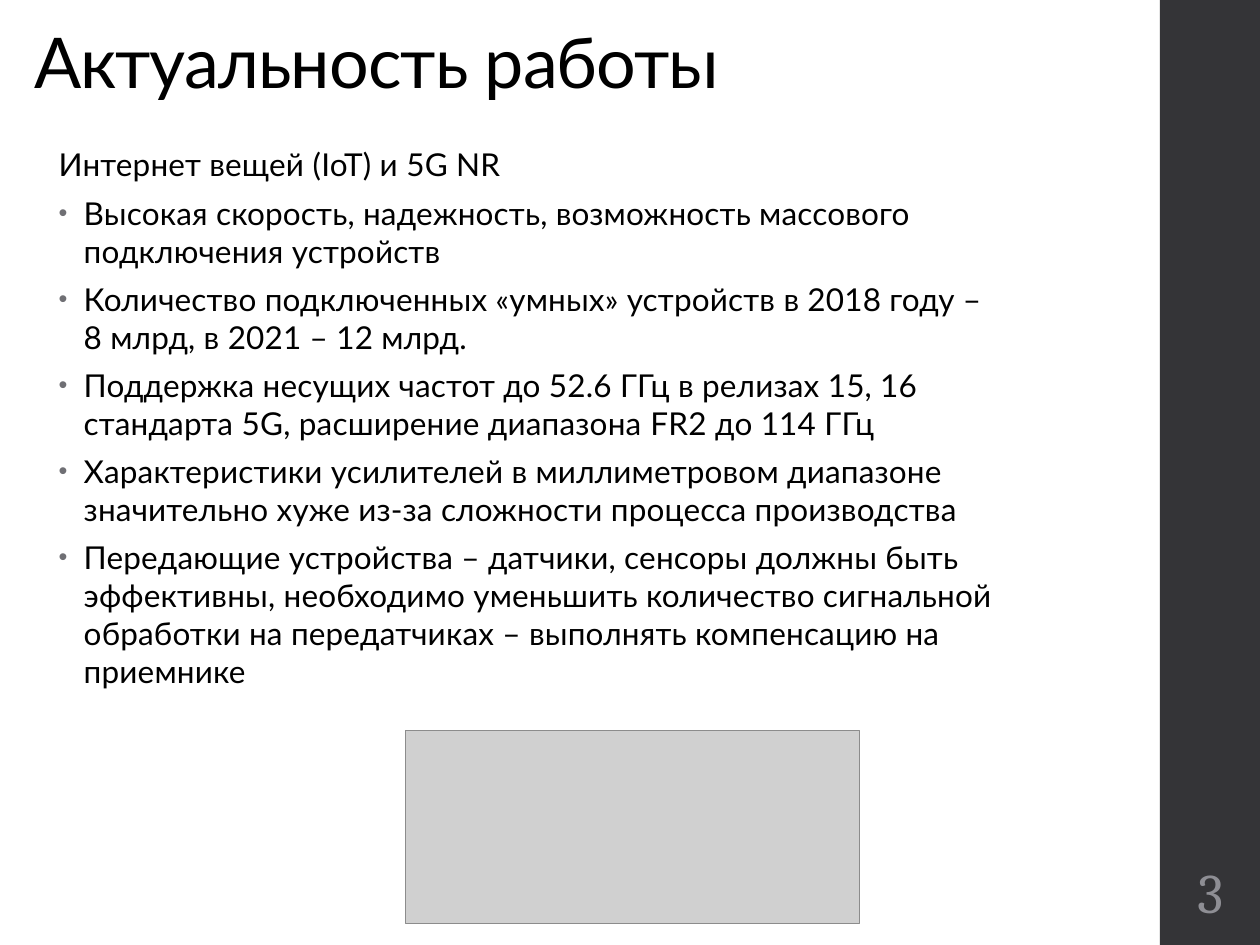
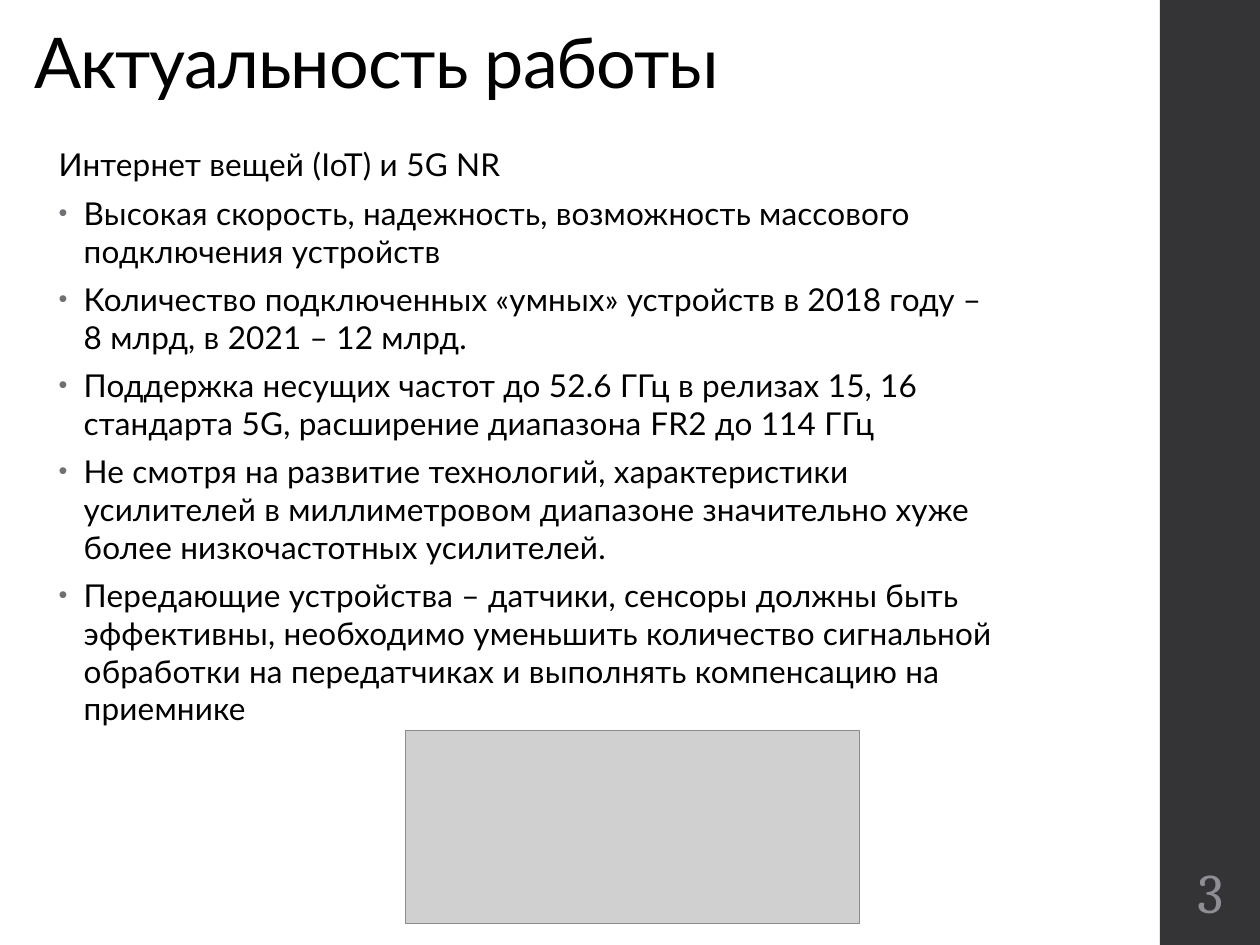
Before and after one commit to kannab98/graduation-paper, a slide deck: slide 3 of Presentation.pptx. Drawn at 1260x945 pixels with LibreOffice and Linux fonts; fonts in the diff are those of the drawing; grey boxes stand for pictures. Boxes give left, top, right and bottom in pixels: in the first picture for what was removed or moved away, otherwise in the second. Text is boxed around its words. In the diff, an @@ line names an element or a change of style, - is before the commit and + after.

Commit message:
upd pptx

```diff
--- a/Presentation.pptx
+++ b/Presentation.pptx
@@ text at [84, 460, 991, 726]: text changed @@
-• Характеристики усилителей в миллиметровом диапазоне значительно хуже из-за сложности процесса производства
-• Передающие устройства – датчики, сенсоры должны быть эффективны, необходимо уменьшить количество сигнальной обработки на передатчиках – выполнять компенсацию на приемнике
+• Не смотря на развитие технологий, характеристики усилителей в миллиметровом диапазоне значительно хуже более низкочастотных усилителей.
+• Передающие устройства – датчики, сенсоры должны быть эффективны, необходимо уменьшить количество сигнальной обработки на передатчиках и выполнять компенсацию на приемнике
```
Also in this commit, not shown: 8 other slides changed, 3 slides added, 1 slide removed, 2 other files.
